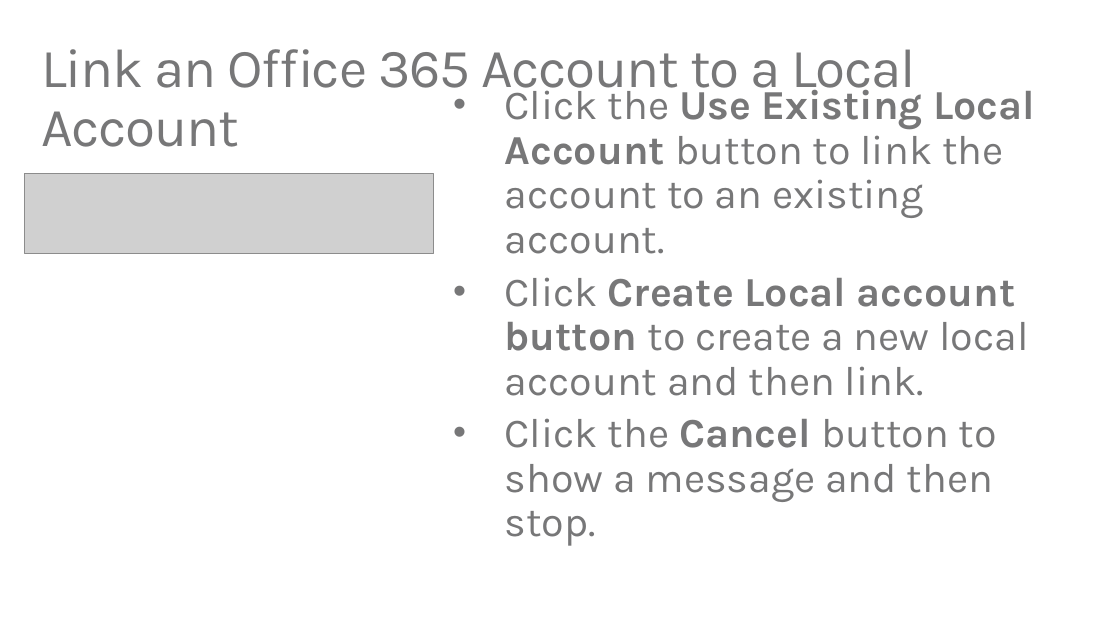
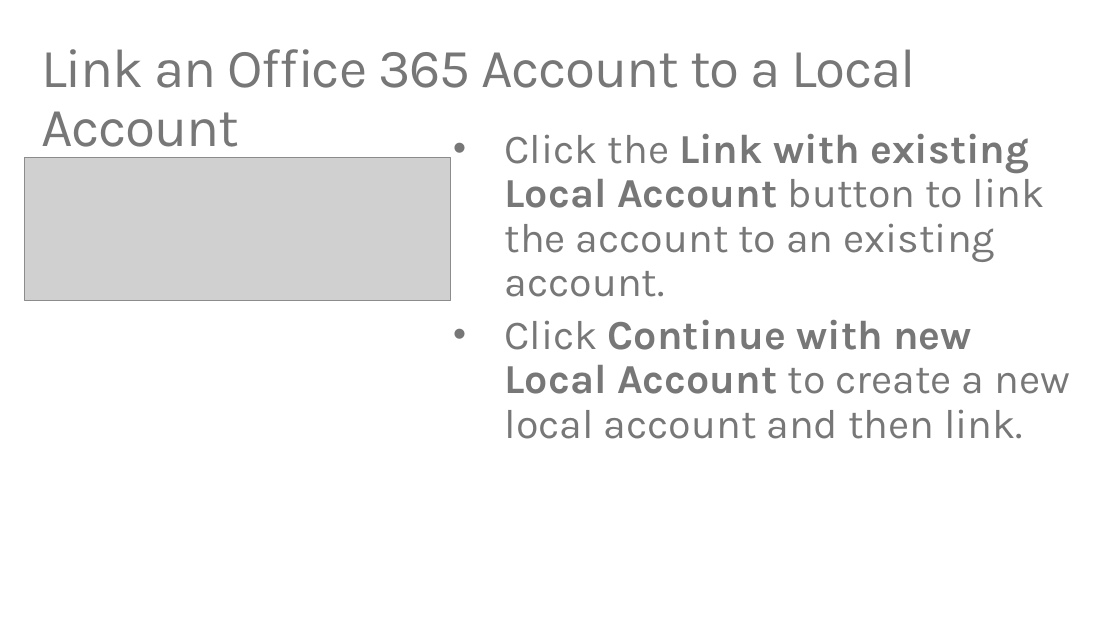
Before and after one commit to TylerLu/EDUGraphAPI-Angular, a slide deck: slide 27 of EDU GRAPH-API Demo Script.pptx (slide 25 before the commit). Drawn at 1120x630 pixels with LibreOffice and Linux fonts; fonts in the diff are those of the drawing; grey boxes stand for pictures. Boxes give left, top, right and bottom in pixels: in the first picture for what was removed or moved away, otherwise in the second. Text is boxed around its words. In the diff, an @@ line names an element or a change of style, - is before the commit and + after.

```diff
--- a/EDU GRAPH-API Demo Script.pptx
+++ b/EDU GRAPH-API Demo Script.pptx
@@ text at bbox=[505, 134, 1070, 439]: text changed @@
-• Click the Use Existing Local Account button to link the account to an existing account.
-• Click Create Local account button to create a new local account and then link.
-• Click the Cancel button to show a message and then stop.
+• Click the Link with existing Local Account button to link the account to an existing account.
+• Click Continue with new Local Account to create a new local account and then link.
@@ picture: place and size @@
-picture at bbox=[25, 174, 433, 254]
+picture at bbox=[25, 157, 450, 301]
```
Also in this commit, not shown: 21 other slides changed, 3 slides added, 4 other files.
